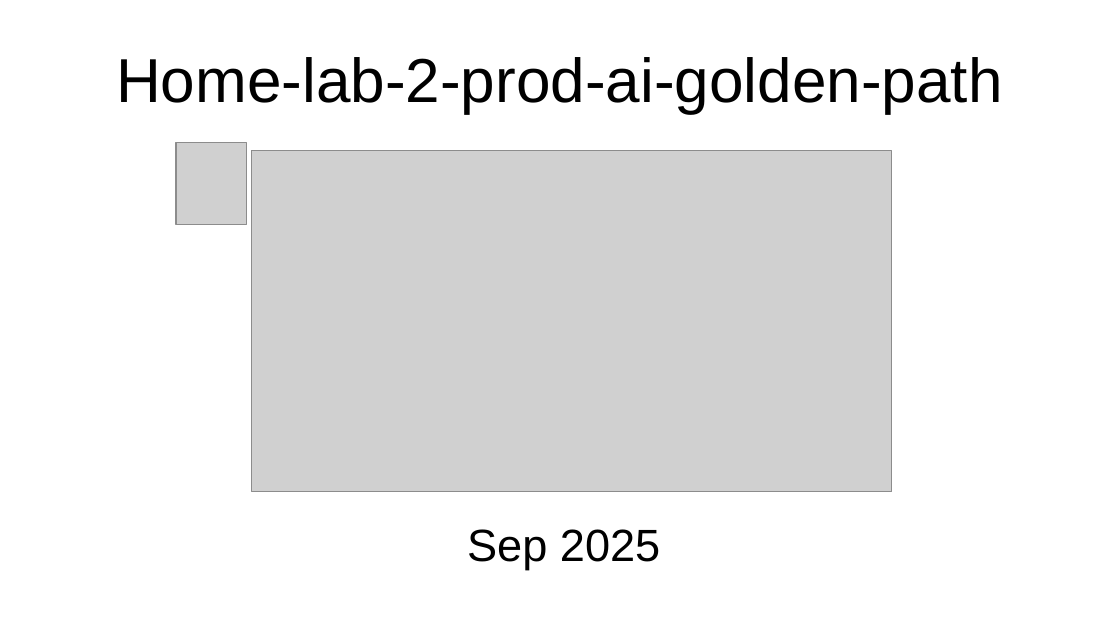
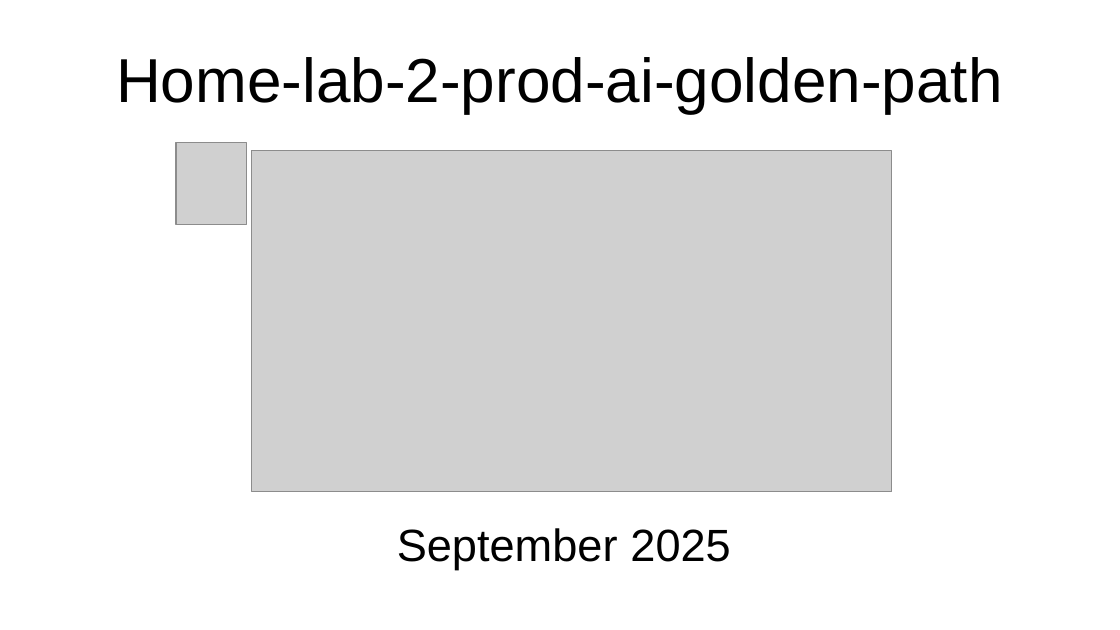
Before and after one commit to inigokintana/homelab-2-prod-ai-golden-path, a slide deck: slide 1 of docs/Presentation-homelab-2-prod-ai-golden-path.odp. Drawn at 1120x630 pixels with LibreOffice and Linux fonts; fonts in the diff are those of the drawing; grey boxes stand for pictures. Boxes give left, top, right and bottom in pixels: in the first picture for what was removed or moved away, otherwise in the second. Text is boxed around its words. In the diff, an @@ line names an element or a change of style, - is before the commit and + after.

```diff
--- a/docs/Presentation-homelab-2-prod-ai-golden-path.odp
+++ b/docs/Presentation-homelab-2-prod-ai-golden-path.odp
@@ subtitle at (397,528,730,570): text changed @@
-Sep 2025
+September 2025
```
Also in this commit, not shown: 9 other slides changed, 7 other files.
